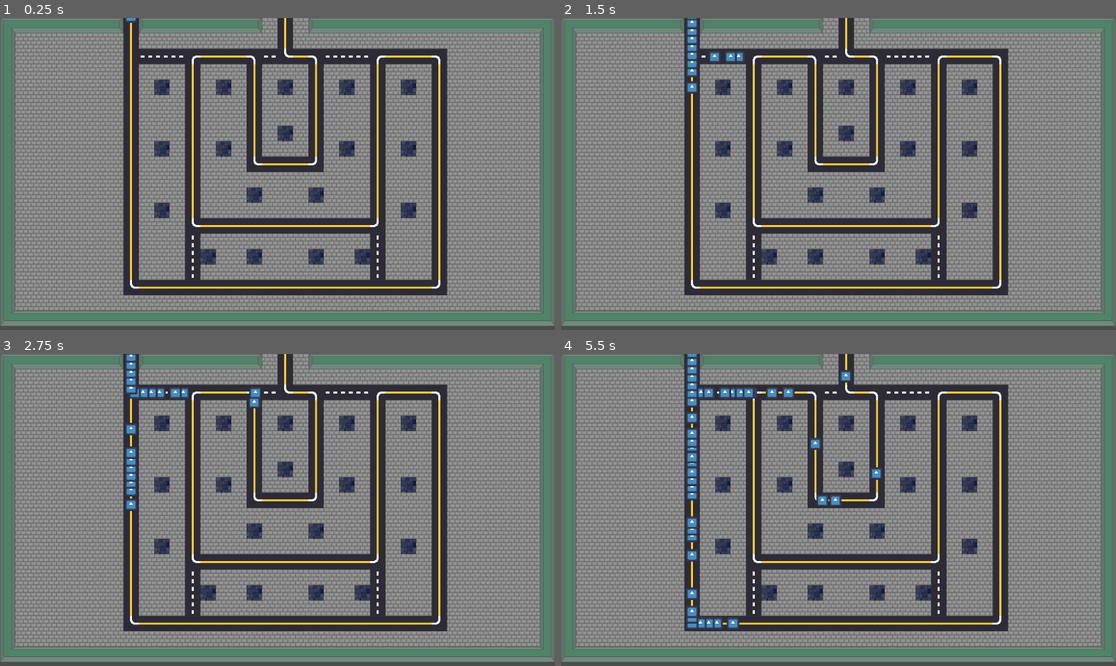
Above: before the commit, frames 1-4 (two rows, left to right).
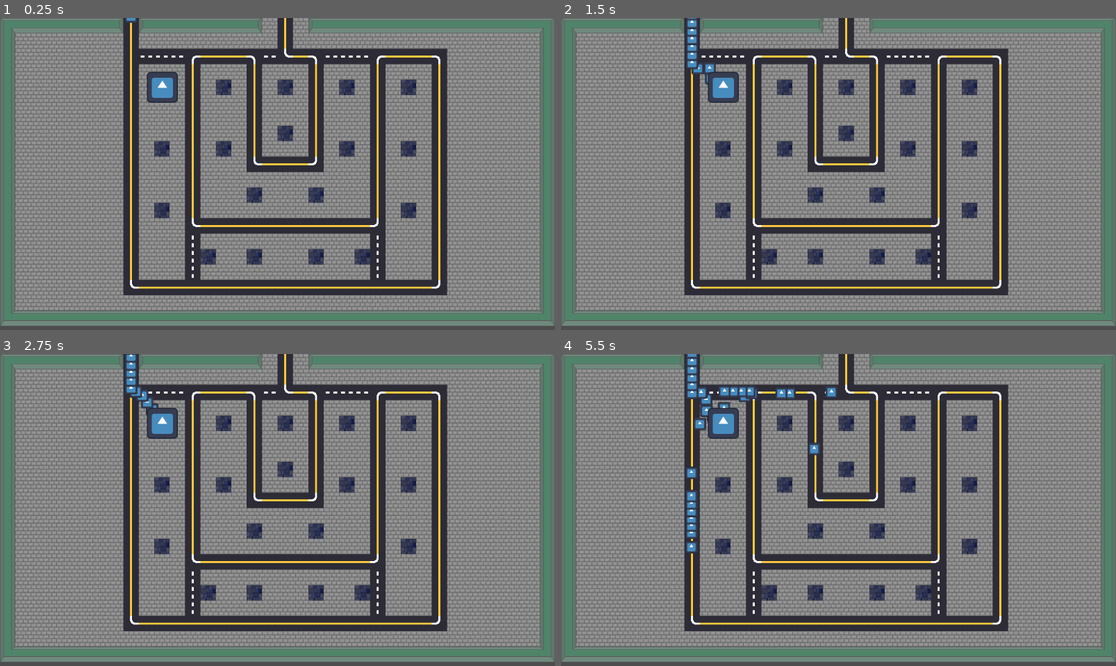
Above: after the commit, the same moments.

Repository: DanielSzymczak/Kebabito
Game: Godot game, scene res://Scenes/game.tscn
Same seed, same stepped clock (60 frames per second), same inputs: the game is played once before the commit and once after it. The engine's default icon, where the game draws it, is replaced by a stand-in: a white triangle on a blue panel in a dark square.
Inputs:
- Up to frame 1 (0.25 s): no input
- Up to frame 2 (1.5 s): no input
- Up to frame 3 (2.75 s): no input
- Up to frame 4 (5.5 s): no input

The runs differ from the first frame. In frame 1, 0.6% of the frame differs, in the area x 26-33%, y 17-28%; in frame 2, 1.0%; in frame 3, 1.5%; in frame 4, 2.9%, in the area x 22-58%, y 5-88%.

Commit message:
Added basic crafter

Diff:
--- /dev/null
+++ b/Scenes/crafter.tscn
@@ -0,0 +1,24 @@
+[gd_scene load_steps=4 format=3 uid="uid://dbubyoeka4pse"]
+
+[ext_resource type="Texture2D" uid="uid://f8m66vssje0a" path="res://icon.svg" id="1_0rc8x"]
+[ext_resource type="Script" uid="uid://cs1vldh8t456c" path="res://Scripts/crafter.gd" id="1_37sf6"]
+
+[sub_resource type="CircleShape2D" id="CircleShape2D_ihdvj"]
+radius = 80.09994
+
+[node name="Crafter" type="Node2D"]
+script = ExtResource("1_37sf6")
+
+[node name="Sprite2D" type="Sprite2D" parent="."]
+scale = Vector2(0.5, 0.5)
+texture = ExtResource("1_0rc8x")
+
+[node name="Area2D" type="Area2D" parent="."]
+
+[node name="CollisionShape2D" type="CollisionShape2D" parent="Area2D"]
+position = Vector2(-1, 0)
+shape = SubResource("CircleShape2D_ihdvj")
+
+[node name="Timer" type="Timer" parent="."]
+
+[connection signal="body_entered" from="Area2D" to="." method="_on_area_2d_body_entered"]
--- a/Scenes/game.tscn
+++ b/Scenes/game.tscn
@@ -1,9 +1,10 @@
-[gd_scene load_steps=8 format=4 uid="uid://b1qua1oxstvoi"]
+[gd_scene load_steps=9 format=4 uid="uid://b1qua1oxstvoi"]
 
 [ext_resource type="PackedScene" uid="uid://csns7a61m5ydb" path="res://Scenes/spawner.tscn" id="1_ebmjs"]
 [ext_resource type="Script" uid="uid://d1vdxyiyo7gjx" path="res://Scripts/game.gd" id="1_qxrlw"]
 [ext_resource type="Texture2D" uid="uid://crqtohmp4qg21" path="res://Tilemaps/Town_tilemap.png" id="3_wrm1d"]
 [ext_resource type="PackedScene" uid="uid://efpuauvm5c7u" path="res://Scenes/navigation_marker.tscn" id="4_3dryh"]
+[ext_resource type="PackedScene" uid="uid://dbubyoeka4pse" path="res://Scenes/crafter.tscn" id="5_wowpa"]
 
 [sub_resource type="RectangleShape2D" id="RectangleShape2D_wrm1d"]
 size = Vector2(170, 60)
@@ -467,4 +468,7 @@
 navigation_node_regular = Vector2(0, -1)
 navigation_node_bridge = Vector2(-1, 0)
 
+[node name="Crafter1" parent="." instance=ExtResource("5_wowpa")]
+position = Vector2(337, 144)
+
 [connection signal="body_entered" from="Seller" to="." method="_on_seller_body_entered"]
--- a/Scenes/navigation_marker.tscn
+++ b/Scenes/navigation_marker.tscn
@@ -3,7 +3,7 @@
 [ext_resource type="Script" uid="uid://c1qp54v55p2y4" path="res://Scripts/navigation_marker.gd" id="1_yo3nt"]
 
 [sub_resource type="CircleShape2D" id="CircleShape2D_xv4sx"]
-radius = 1.0
+radius = 3.0
 
 [node name="NavigationMarker" type="Marker2D"]
 script = ExtResource("1_yo3nt")
--- /dev/null
+++ b/Scripts/crafter.gd
@@ -0,0 +1,9 @@
+extends Node2D
+
+
+
+func _on_area_2d_body_entered(body: Node2D) -> void:
+	if body.has_method("move_to_position"):
+		body.move_to_position(global_position, true)
+		await get_tree().create_timer(2).timeout
+		body.move_to_last_position()
--- a/Scripts/item.gd
+++ b/Scripts/item.gd
@@ -5,6 +5,10 @@
 @export var value:float = 50.0
 @export var speed:float = 150
 @export var direction:Vector2 = Vector2(0,1)
+
+var last_position: Vector2 = Vector2(0, 0)
+var last_direction: Vector2 = Vector2(0, 0)
+const ACCEPTABLE_DISTANCE = 3
 
 func _physics_process(_delta: float) -> void:
 	pass
@@ -20,3 +24,22 @@
 func set_direction(new_direction: Vector2):
 	direction=new_direction
 	linear_velocity=direction*speed
+
+func move_to_position(pos: Vector2, change_visibility: bool):
+	last_position = global_position + direction * min(speed, 50)
+	while distance_to(pos) > ACCEPTABLE_DISTANCE:
+		linear_velocity = (pos - global_position).normalized() * speed
+		await get_tree().create_timer(0.01).timeout
+	linear_velocity = Vector2(0, 0)
+	if change_visibility:
+		visible = false
+
+func move_to_last_position():
+	visible = true
+	while distance_to(last_position) > ACCEPTABLE_DISTANCE:
+		linear_velocity = (last_position - global_position).normalized() * speed
+		await get_tree().create_timer(0.01).timeout
+	set_direction(direction)
+
+func distance_to(to: Vector2) -> float:
+	return (to - global_position).length()
--- a/Scripts/navigation_marker.gd
+++ b/Scripts/navigation_marker.gd
@@ -6,6 +6,7 @@
 func _on_area_2d_area_entered(area: Area2D) -> void:
 	var body = area.get_parent()
 	if body.has_method("set_direction"):
+		await body.move_to_position(global_position, false)
 		if randf()>0.5:
 			body.set_direction(navigation_node_regular)
 		else:
--- a/Scripts/spawner.gd
+++ b/Scripts/spawner.gd
@@ -6,7 +6,7 @@
 	spawn_item()
 
 func spawn_item():
-	for i in range(1111111):
+	for i in range(100):
 		var new_instance_of_item = item_scene.instantiate()
 		add_child(new_instance_of_item)
 		await get_tree().create_timer(0.1).timeout
Not shown, added: Scripts/crafter.gd.uid
